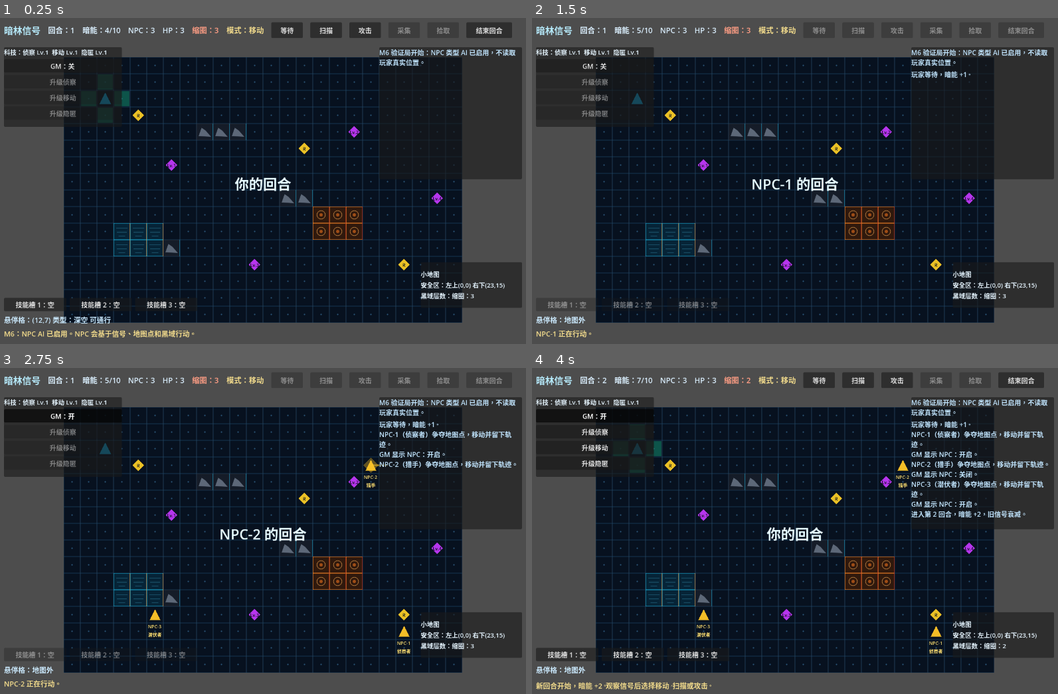
Above: before the commit, frames 1-4 (two rows, left to right).
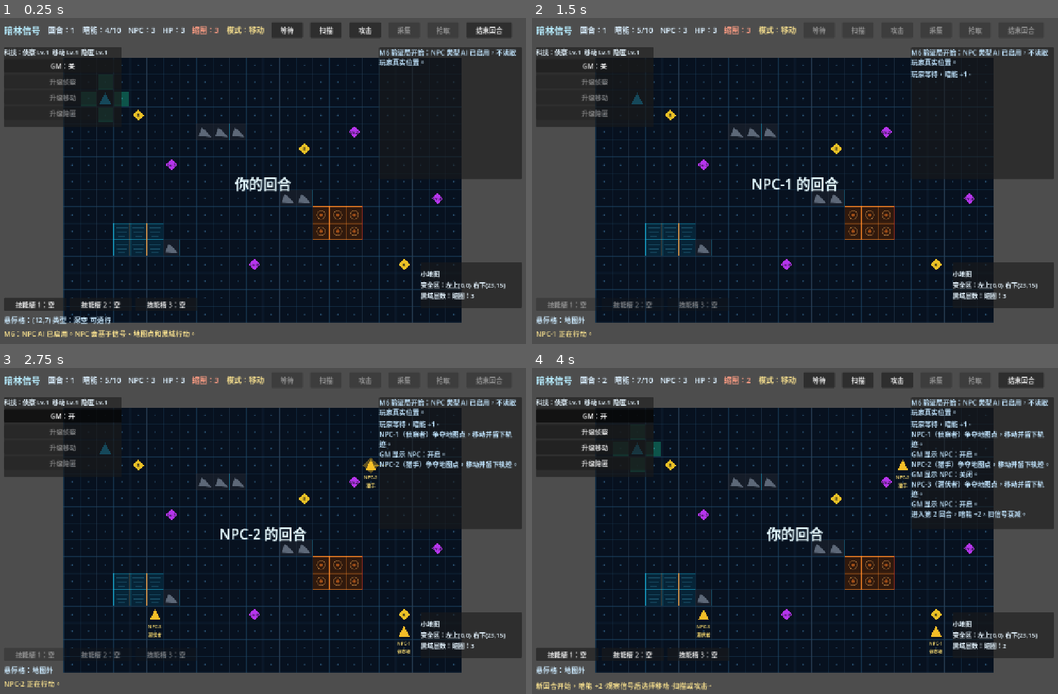
Above: after the commit, the same moments.

Repository: Ezreal0011/dark_game
Game: Godot game, scene res://scenes/Main.tscn
The game is run twice, just before and just after one commit, with the same random seed, the same clock (stepped at 60 frames per second) and the same inputs.
Inputs:
- Up to frame 1 (0.25 s): no input
- Up to frame 2 (1.5 s): click "等待" at 0.5 s; click "结束回合" at 1.25 s
- Up to frame 3 (2.75 s): click "GM：关" at 2 s
- Up to frame 4 (4 s): click "GM：开" at 2.75 s; click "GM：关" at 3.5 s

The runs differ from the first frame. In frame 1, 5.8% of the frame differs, in the area x 0-99%, y 1-98%; in frame 2, 5.4%; in frame 3, 6.3%; in frame 4, 7.7%, in the area x 0-99%, y 1-99%.

Commit message:
feat: complete M8 final validation

Diff:
--- a/project.godot
+++ b/project.godot
@@ -19,6 +19,8 @@
 
 window/size/viewport_width=1280
 window/size/viewport_height=800
+window/stretch/mode="canvas_items"
+window/stretch/aspect="expand"
 
 [physics]
 
--- /dev/null
+++ b/tests/m8_final_test.gd
@@ -0,0 +1,94 @@
+extends SceneTree
+
+func _init() -> void:
+	var failed := false
+	failed = failed or not _test_project_web_settings()
+	failed = failed or not _test_export_preset_exists()
+	failed = failed or not _test_game_config_balance_floor()
+	failed = failed or not _test_skill_and_tech_config_integrity()
+	if failed:
+		quit(1)
+	else:
+		print("M8 最终自检通过")
+		quit(0)
+
+func _test_project_web_settings() -> bool:
+	var passed := true
+	var renderer := String(ProjectSettings.get_setting("rendering/renderer/rendering_method", ""))
+	var mobile_renderer := String(ProjectSettings.get_setting("rendering/renderer/rendering_method.mobile", ""))
+	var main_scene := String(ProjectSettings.get_setting("application/run/main_scene", ""))
+	if renderer != "gl_compatibility":
+		passed = _fail("M8 Web 约束要求桌面渲染器为 gl_compatibility")
+	elif mobile_renderer != "gl_compatibility":
+		passed = _fail("M8 Web 约束要求移动渲染器为 gl_compatibility")
+	elif main_scene != "res://scenes/Main.tscn":
+		passed = _fail("主场景必须指向 Main.tscn")
+	return passed
+
+func _test_export_preset_exists() -> bool:
+	var path := "res://export_presets.cfg"
+	if not FileAccess.file_exists(path):
+		return _fail("缺少 Web 导出预设 export_presets.cfg")
+	var file := FileAccess.open(path, FileAccess.READ)
+	var text := file.get_as_text()
+	if not text.contains("platform=\"Web\""):
+		return _fail("导出预设必须包含 Web 平台")
+	if not text.contains("export_path=\"build/web/index.html\""):
+		return _fail("Web 导出路径必须固定为 build/web/index.html")
+	return true
+
+func _test_game_config_balance_floor() -> bool:
+	var config := _load_json("res://configs/game_config.json")
+	var passed := true
+	if int(config.get("map_width", 0)) < 16 or int(config.get("map_height", 0)) < 10:
+		passed = _fail("地图尺寸过小，不满足第一版验收")
+	elif int(config.get("initial_dark_energy", 0)) < int(config.get("move_cost", 1)) + int(config.get("scan_cost", 1)):
+		passed = _fail("初始暗能至少应支持一次移动和一次扫描的规划空间")
+	elif int(config.get("attack_range", 0)) < int(config.get("scan_range", 0)):
+		passed = _fail("攻击范围不应小于基础扫描范围")
+	elif int(config.get("collapse_start_turn", 0)) < 3:
+		passed = _fail("黑域不应过早收缩，第一版至少给玩家 3 回合适应")
+	elif not config.has("resource_points") or not config.has("skill_points"):
+		passed = _fail("配置必须包含资源点和技能点")
+	return passed
+
+func _test_skill_and_tech_config_integrity() -> bool:
+	var skill_config := _load_json("res://configs/skill_config.json")
+	var tech_config := _load_json("res://configs/tech_config.json")
+	var passed := true
+	var skills: Array = skill_config.get("skills", [])
+	var pools: Dictionary = skill_config.get("skill_pools", {})
+	if int(skill_config.get("skill_slots", 0)) != 3:
+		passed = _fail("第一版技能槽数量应为 3")
+	elif skills.size() < 8:
+		passed = _fail("技能配置数量不足，无法覆盖技能点验收")
+	for pool_id in pools.keys():
+		var pool: Array = pools[pool_id]
+		if passed and pool.size() != 3:
+			passed = _fail("每个技能点等级必须提供 3 个候选技能")
+	if passed:
+		var techs: Dictionary = tech_config.get("techs", {})
+		for tech_id in ["scout", "move", "stealth"]:
+			if not techs.has(tech_id):
+				passed = _fail("缺少科技配置：" + tech_id)
+			else:
+				var tech: Dictionary = techs[tech_id]
+				var levels: Array = tech.get("levels", [])
+				if levels.size() < 3:
+					passed = _fail("科技至少需要 3 个等级：" + tech_id)
+	return passed
+
+func _load_json(path: String) -> Dictionary:
+	if not FileAccess.file_exists(path):
+		_fail("缺少配置文件：" + path)
+		return {}
+	var file := FileAccess.open(path, FileAccess.READ)
+	var parsed = JSON.parse_string(file.get_as_text())
+	if typeof(parsed) != TYPE_DICTIONARY:
+		_fail("配置文件不是 Dictionary：" + path)
+		return {}
+	return parsed
+
+func _fail(message: String) -> bool:
+	push_error(message)
+	return false
Not shown, added: export_presets.cfg
Not shown, added: tests/m8_final_test.gd.uid
Not shown, changed: README.md
Not shown, added: devlogs/M8_调参与最终验收_开发日志.md
Not shown, added: docs/M8_最终验收清单.md
